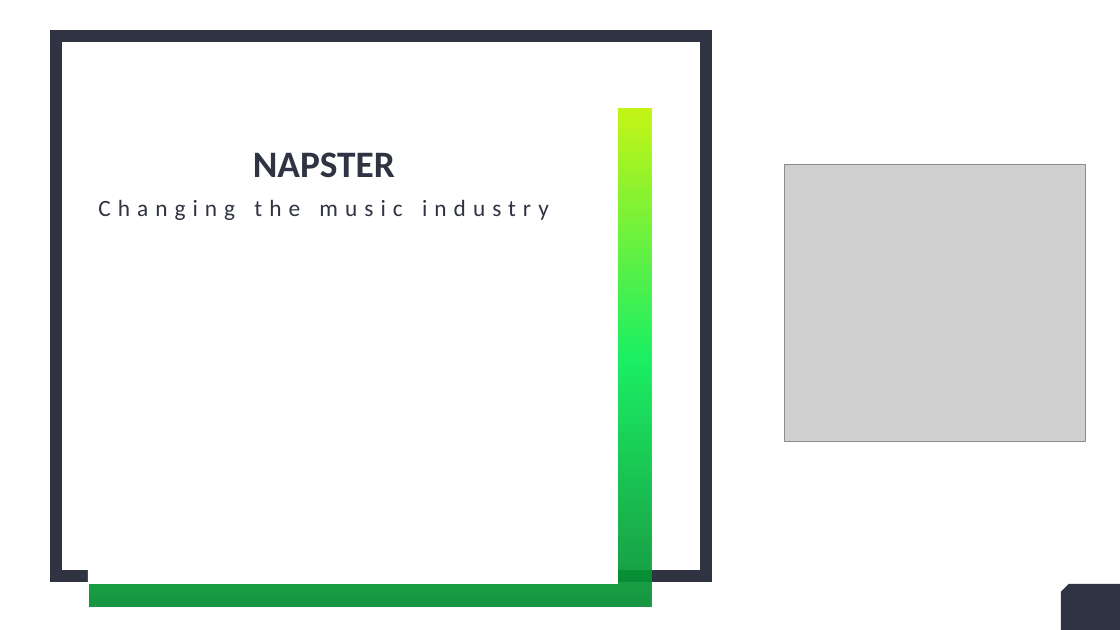
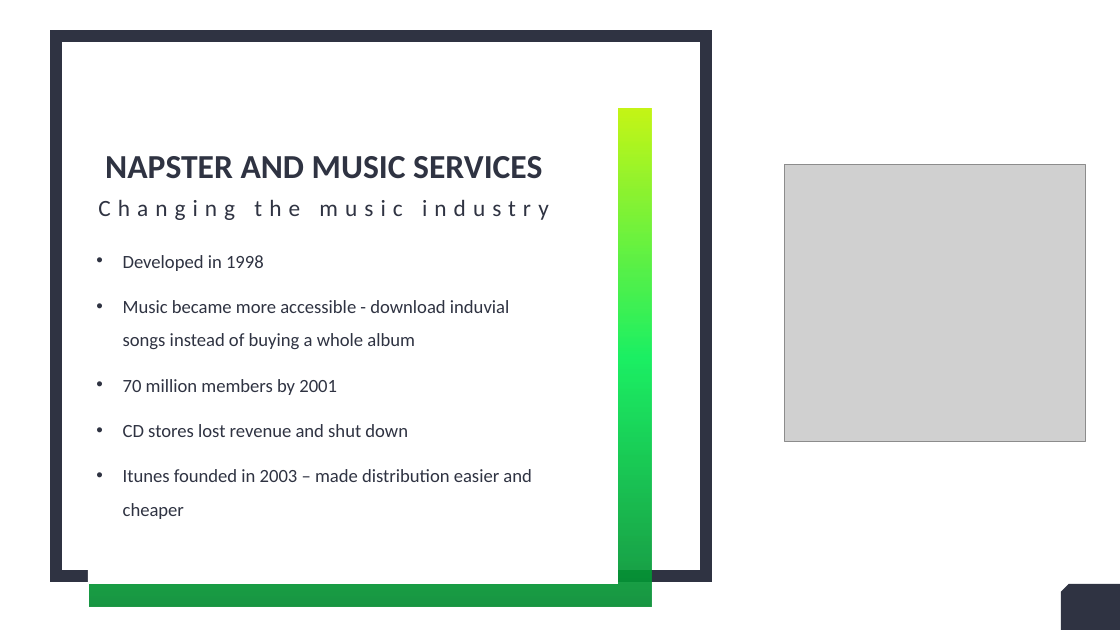
Before and after one commit to RandumbFluke/Design_Contexts_Year_1, a slide deck: slide 8 of Assignment 2/Jarvis x spotify.pptx. Drawn at 1120x630 pixels with LibreOffice and Linux fonts; fonts in the diff are those of the drawing; grey boxes stand for pictures. Boxes give left, top, right and bottom in pixels: in the first picture for what was removed or moved away, otherwise in the second. Text is boxed around its words. In the diff, an @@ line names an element or a change of style, - is before the commit and + after.

```diff
--- a/Assignment 2/Jarvis x spotify.pptx
+++ b/Assignment 2/Jarvis x spotify.pptx
@@ title at (105,156,542,179): text changed; size 32 to 28.8 pt @@
-NAPSTER
+NAPSTER AND MUSIC SERVICES
@@ text added at (123,255,531,519), 16 pt, text #2F3342 @@
+• Developed in 1998
+• Music became more accessible - download induvial songs instead of buying a whole album
+• 70 million members by 2001
+• CD stores lost revenue and shut down
+• Itunes founded in 2003 – made distribution easier and cheaper
```
Also in this commit, not shown: 5 other slides changed, 1 slide added, 1 slide removed.
